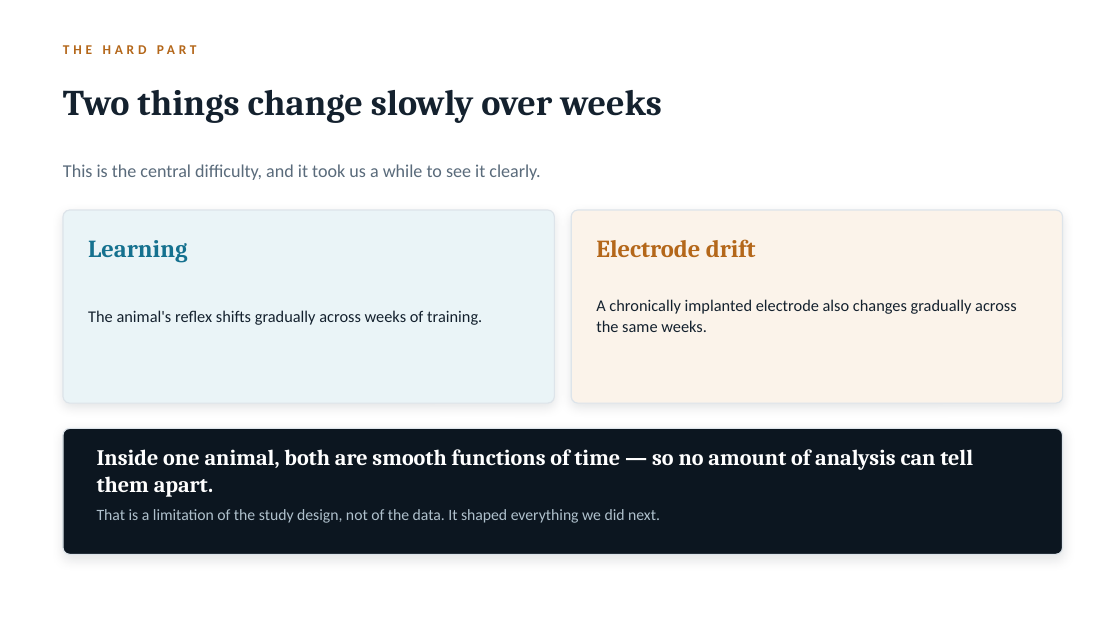
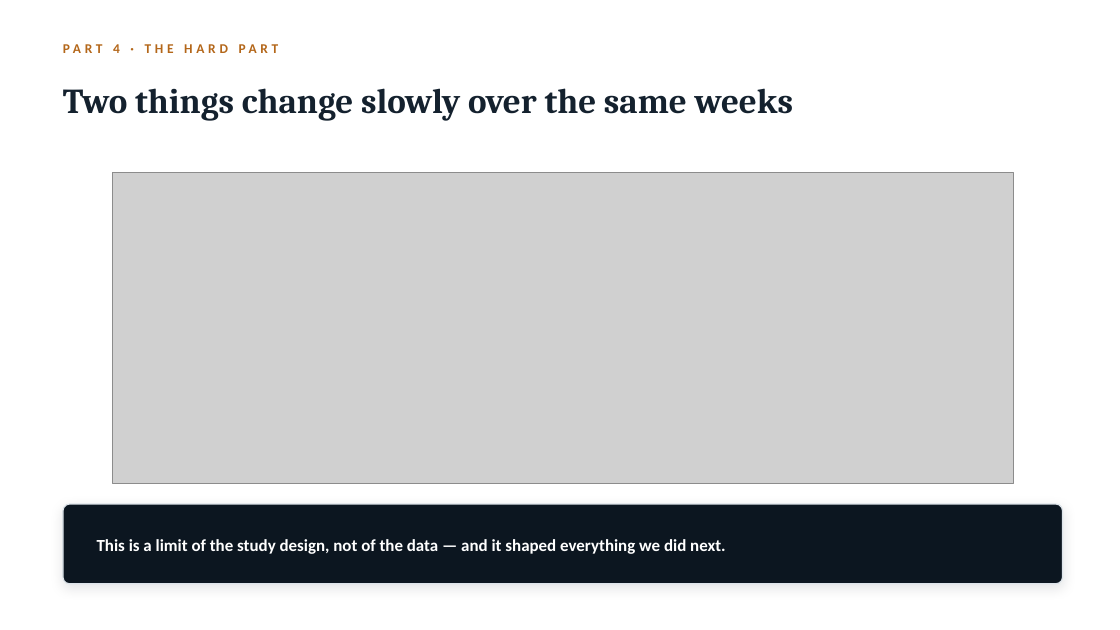
Before and after one commit to switchrao777/hroc-ncan, a slide deck: slide 14 of slides/HROC_Team_Presentation.pptx (slide 8 before the commit). Drawn at 1120x630 pixels with LibreOffice and Linux fonts; fonts in the diff are those of the drawing; grey boxes stand for pictures. Boxes give left, top, right and bottom in pixels: in the first picture for what was removed or moved away, otherwise in the second. Text is boxed around its words. In the diff, an @@ line names an element or a change of style, - is before the commit and + after.

Commit message:
Expand the NCAN group talk to a full-length session
Twenty-seven slides across five parts: the question and why a learned
representation suits it, the data and the decoding problem, how the model and
pipeline were built, the results with their controls, and where the work goes.

Adds seven purpose-drawn explanatory figures: what an autoencoder is and why the
bottleneck forces it to learn real structure, the end-to-end pipeline, the
learning-versus-electrode-drift confound, the within-window design, the shuffle
control, the tech stack and daily workflow, and the variance partition.

```diff
--- a/slides/HROC_Team_Presentation.pptx
+++ b/slides/HROC_Team_Presentation.pptx
@@ text at <box>113,44,597,114</box>: text changed @@
-THE HARD PART
+PART 4 · THE HARD PART
@@ text at <box>63,88,793,121</box>: text changed; size 31 to 30 pt @@
-Two things change slowly over weeks
+Two things change slowly over the same weeks
@@ text removed at <box>63,164,540,180</box> @@
-This is the central difficulty, and it took us a while to see it clearly.
@@ picture added at <box>112,172,1013,483</box> @@
@@ rounded rectangle removed at <box>63,210,555,403</box> @@
@@ rounded rectangle removed at <box>571,210,1063,403</box> @@
@@ text removed at <box>596,239,756,257</box> @@
-Electrode drift
@@ text removed at <box>88,240,187,263</box> @@
-Learning
@@ text removed at <box>596,299,1017,332</box> @@
-A chronically implanted electrode also changes gradually across the same weeks.
@@ text removed at <box>88,310,482,325</box> @@
-The animal's reflex shifts gradually across weeks of training.
@@ text removed at <box>97,449,973,497</box> @@
-Inside one animal, both are smooth functions of time — so no amount of analysis can tell them apart.
@@ rounded rectangle: place and size @@
-rounded rectangle at <box>63,429,1063,555</box>
+rounded rectangle at <box>63,504,1063,584</box>
@@ rounded rectangle at <box>63,504,1063,584</box>: proportions changed @@
@@ text at <box>97,539,726,554</box>: text changed; size 13.5 to 14.5 pt; text colour #AFC0CC to #FFFFFF; bold on @@
-That is a limitation of the study design, not of the data. It shaped everything we did next.
+This is a limit of the study design, not of the data — and it shaped everything we did next.
```
Also in this commit, not shown: 12 other slides changed, 14 slides added, 2 slides removed, 8 other files.
